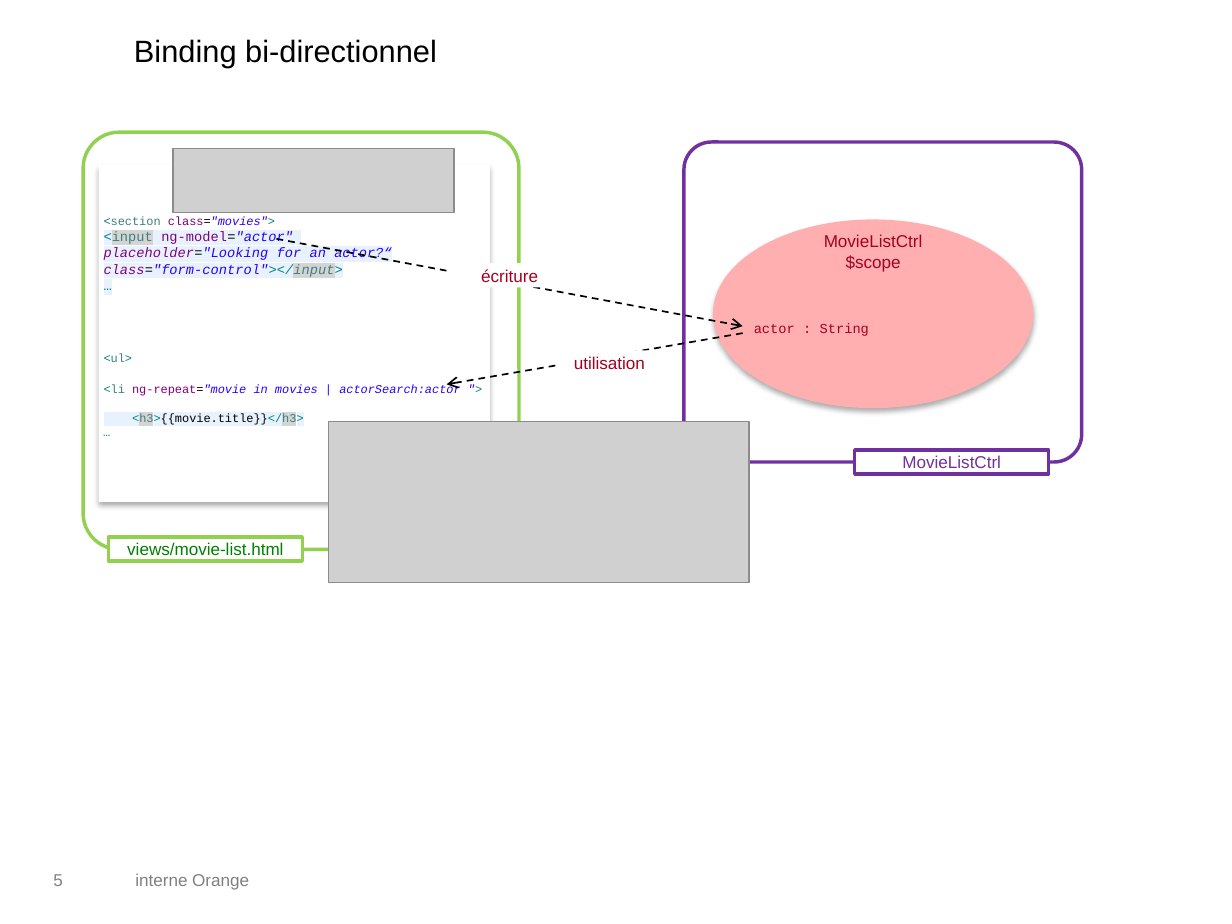
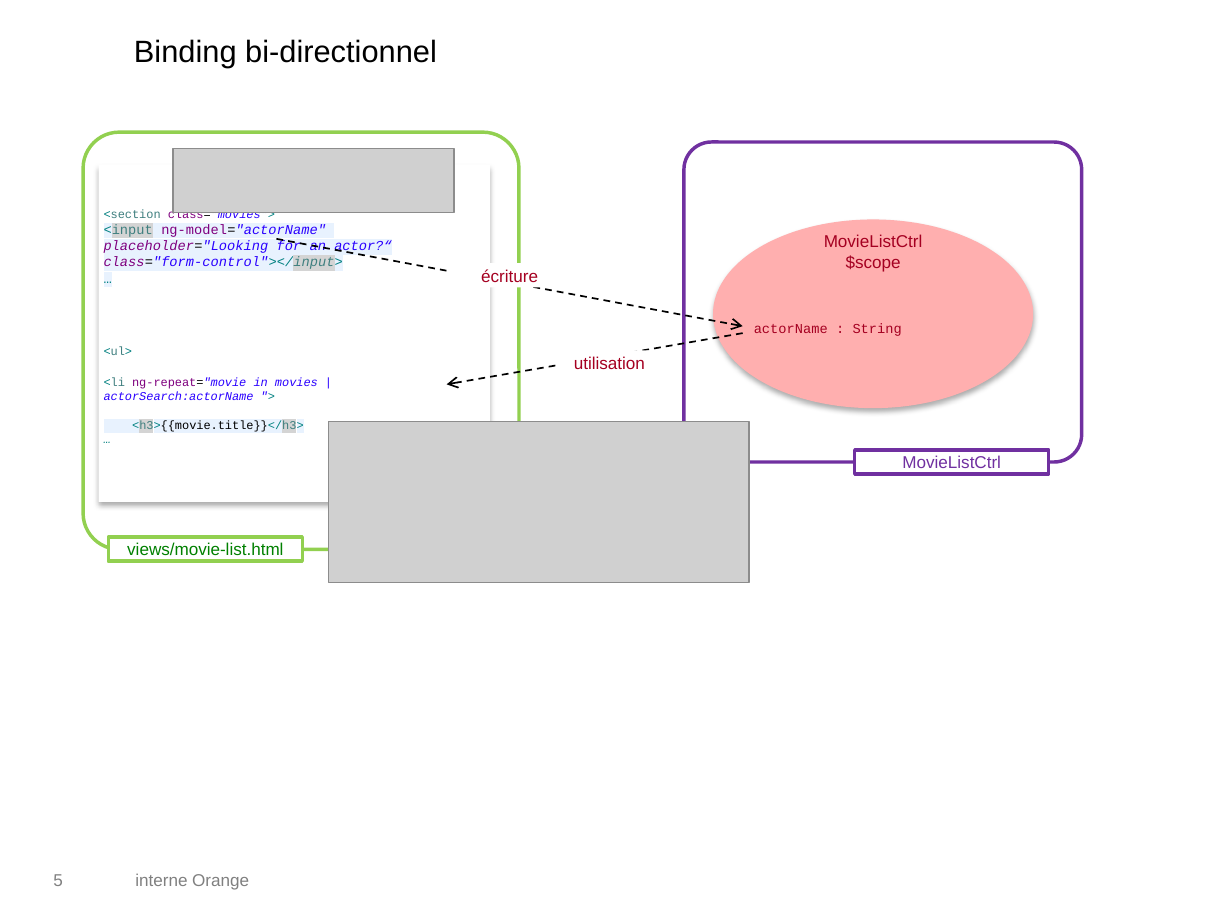
Before and after one commit to LudoMeurillon/ODD2013, a slide deck: slide 5 of schemas.pptx. Drawn at 1232x924 pixels with LibreOffice and Linux fonts; fonts in the diff are those of the drawing; grey boxes stand for pictures. Boxes give left, top, right and bottom in pixels: in the first picture for what was removed or moved away, otherwise in the second. Text is boxed around its words. In the diff, an @@ line names an element or a change of style, - is before the commit and + after.

Commit message:
Ajout d'images dans les slides + Corrections

```diff
--- a/schemas.pptx
+++ b/schemas.pptx
@@ text in rectangle at [104, 224, 326, 238]: text changed; text colour #7F007F to #2A00FF @@
-<input ng-model="actor"
+<input ng-model="actorName"
@@ text at [754, 323, 902, 336]: text changed @@
-actor : String
+actorName : String
@@ text in rectangle at [104, 377, 318, 400]: text changed @@
-<li ng-repeat="movie in movies | actorSearch:actor ">
+<li ng-repeat="movie in movies | actorSearch:actorName ">
```
Also in this commit, not shown: 9 other files.
